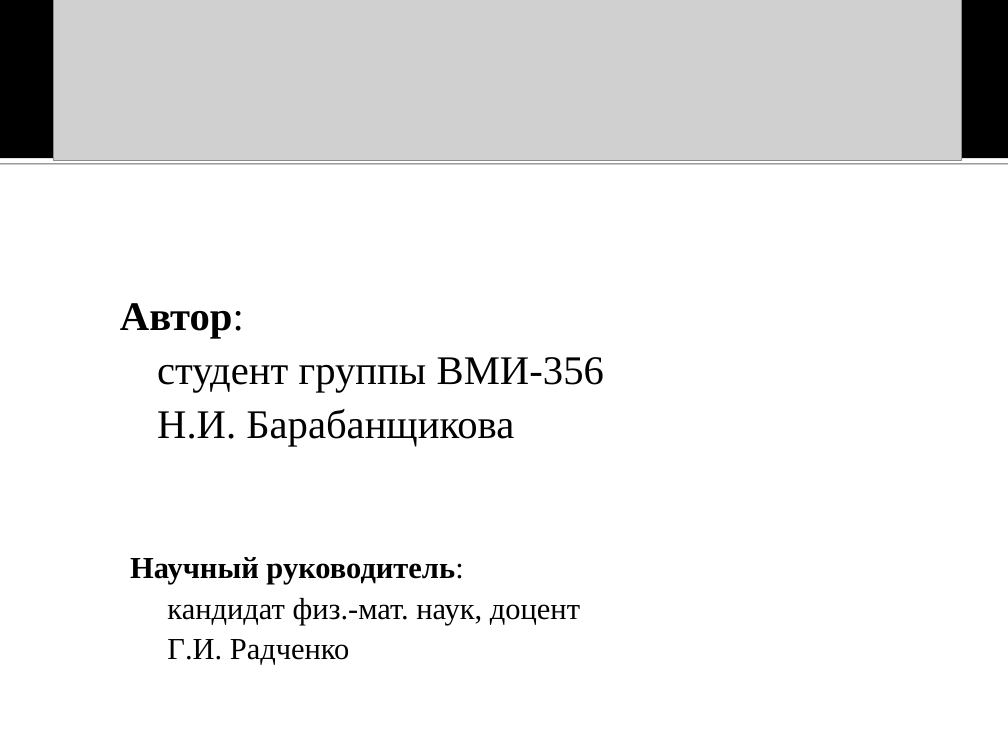
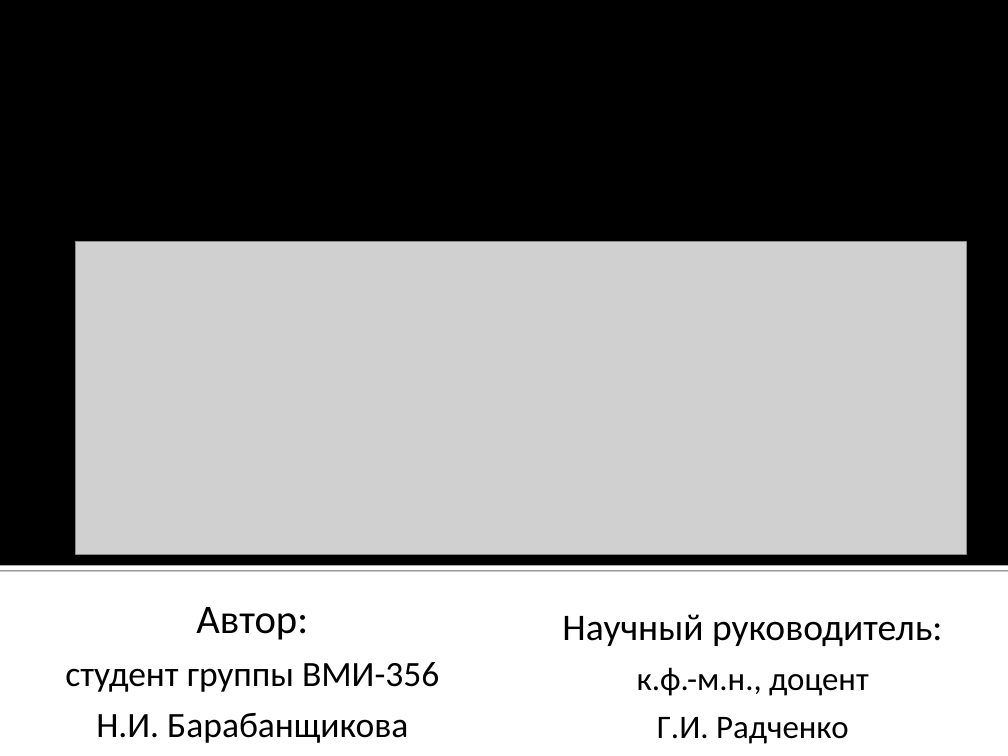
Before and after one commit to BarabancsikovaNatalia/CourseWork, a slide deck: slide 1 of Презентация к курсовой работе.ppt. Drawn at 1008x756 pixels with LibreOffice and Linux fonts; fonts in the diff are those of the drawing; grey boxes stand for pictures. Boxes give left, top, right and bottom in pixels: in the first picture for what was removed or moved away, otherwise in the second. Text is boxed around its words. In the diff, an @@ line names an element or a change of style, - is before the commit and + after.

```diff
--- a/Презентация к курсовой работе.ppt
+++ b/Презентация к курсовой работе.ppt
@@ rectangle: place and size @@
-rectangle at (0,0,1008,158)
+rectangle at (0,0,1008,566)
@@ picture: place and size @@
-picture at (54,0,962,161)
+picture at (76,241,967,554)
@@ rectangle: place and size @@
-rectangle at (0,158,1008,164)
+rectangle at (0,565,1008,571)
@@ subtitle "Автор:": place and size @@
-subtitle "Автор:" at (120,303,604,446)
+subtitle "Автор:" at (65,607,439,743)
@@ subtitle "Автор:" at (65,607,439,743): font Times New Roman to Calibri; bold off in "Автор:"; size 32 to 28 pt in "студент группы ВМИ-356", "Н.И. Барабанщикова"; alignment left to centre; indent changed; line spacing 0.9 to 1; less space between paragraphs; vertical alignment top to bottom @@
@@ text "Научный руководитель:": place and size @@
-text "Научный руководитель:" at (130,557,580,665)
+text "Научный руководитель:" at (562,614,942,744)
@@ text "Научный руководитель:" at (562,614,942,744): vertical alignment top to bottom @@
@@ text at (562,614,942,744): size 24 to 29.6 pt, bold off in "Научный руководитель:"; font Times New Roman to Calibri in "Научный руководитель:", "Г.И. Радченко"; size 24 to 25.9 pt in "Г.И. Радченко"; alignment left to centre; indent changed; line spacing 0.9 to 1; more space between paragraphs @@
@@ text at (637,667,869,696): text changed; size 24 to 25.9 pt; font Times New Roman to Calibri @@
-  кандидат физ.-мат. наук, доцент
+  к.ф.-м.н., доцент
```
Also in this commit, not shown: 8 other slides changed, 5 slides added, 5 slides removed, 1 other file.
